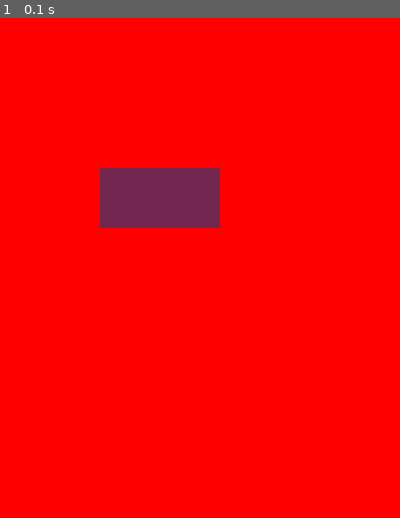
Above: before the commit, frame 1.
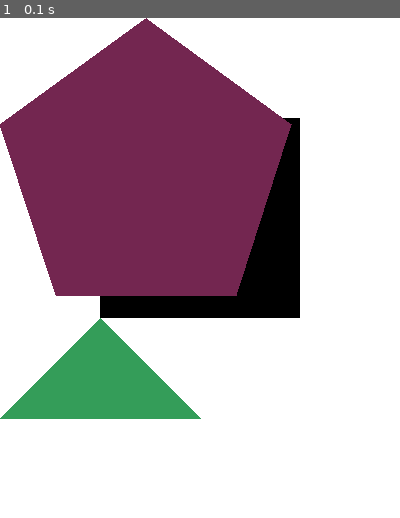
Above: after the commit, the same moment.

Repository: gonzadl87/pygameprueba
Game: pygame game, started from prueba.py
Same seed, same stepped clock (60 frames per second), same inputs: the game is played once before the commit and once after it.
Inputs:
- Up to frame 1 (0.1 s): no input

The runs differ from the first frame. In frame 1, 96% of the frame differs, in the area x 0-100%, y 0-100%.

Commit message:
actualizacio_1

Diff:
--- a/prueba.py
+++ b/prueba.py
@@ -1,30 +1,52 @@
 import pygame
 import sys
 
-pygame.init()
+pygame.init()  #metodo init para arrancar todos los metodos
 
 width = 400
 height = 500
 
-surface = pygame.display.set_mode( (width, height))
-pygame.display.set_caption('Rectangulos')
+surface = pygame.display.set_mode( (width, height)) # config de la pantalla
+pygame.display.set_caption('Careta') #titulo pantalla
 
-white = pygame.Color(255,0,0) #R G B
+white = pygame.Color(255,255,255) #R G B
 
 red = pygame.Color(115, 38, 80)
+green = (52, 157, 89)
+blue = (0, 0 , 255)
 
 #se puede poner la tupla my_color=(200, 120, 30)
 
 rect = pygame.Rect( 100, 150, 120, 60) #x, y, ancho, alto
+rect.center = (width // 2, height // 2)
+
+print(rect.x)
+print(rect.y)
+
+rect2 = (100, 100, 80, 40)
+#si el rectangulo solo es para pintar usar tupla, si requiere movimiento usar pygame.Rect
+
+
+surface2 = pygame.Surface((200, 200))
+
 
 while True:
 	for event in pygame.event.get():
-		if event.type == pygame.QUIT:
+		if event.type == pygame.QUIT:    #si se cierra, se termina el proceso
 			pygame.quit()
-			sys.exit()
+			sys.exit()  #se importa sys para que no de error
 
 	surface.fill(white)
 
-	pygame.draw.rect(surface, red, rect) #superfice, color, rect
+	surface.blit(surface2, (100,100)) #segunda superficie
+
+	#pygame.draw.rect(surface, red, rect) #superfice, color, rect
+	#pygame.draw.circle(surface, green, (100, 200), 40 )
+	#pygame.draw.line(surface, blue, (100,100), (150,100), 2)
+
+	pygame.draw.polygon(surface, green, ((0,400),(100,300),(200,400))) #triangulo
+
+	#pentagono
+	pygame.draw.polygon(surface, red, ((146,0),(291,106),(236,277),(56,277),(0,106)))
 
 	pygame.display.update()
